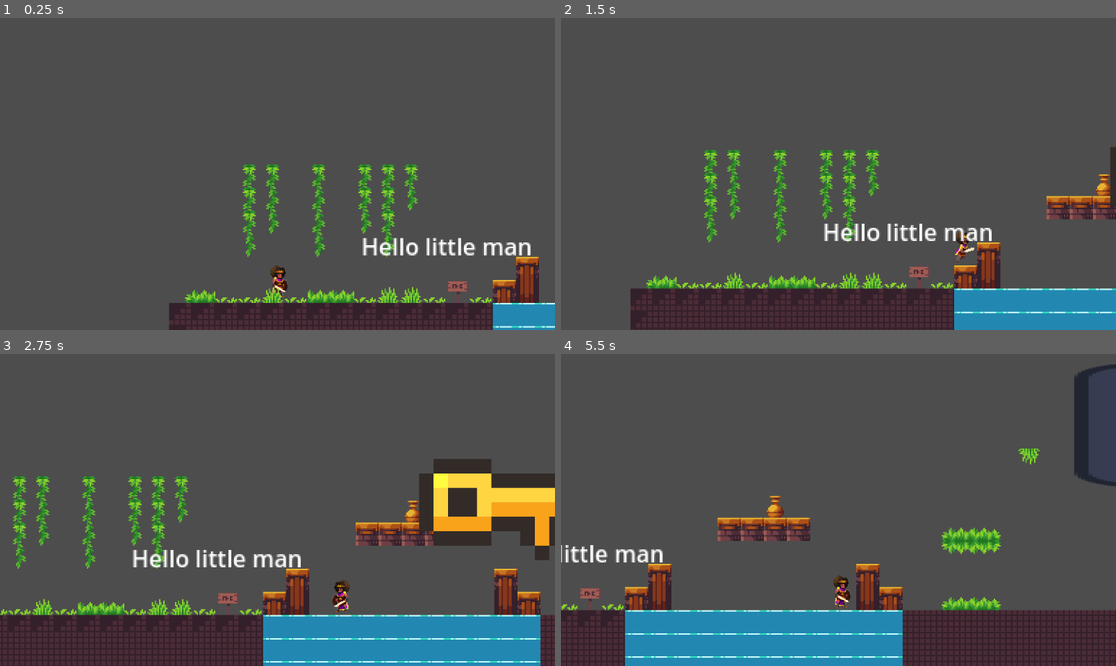
Above: before the commit, frames 1-4 (two rows, left to right).
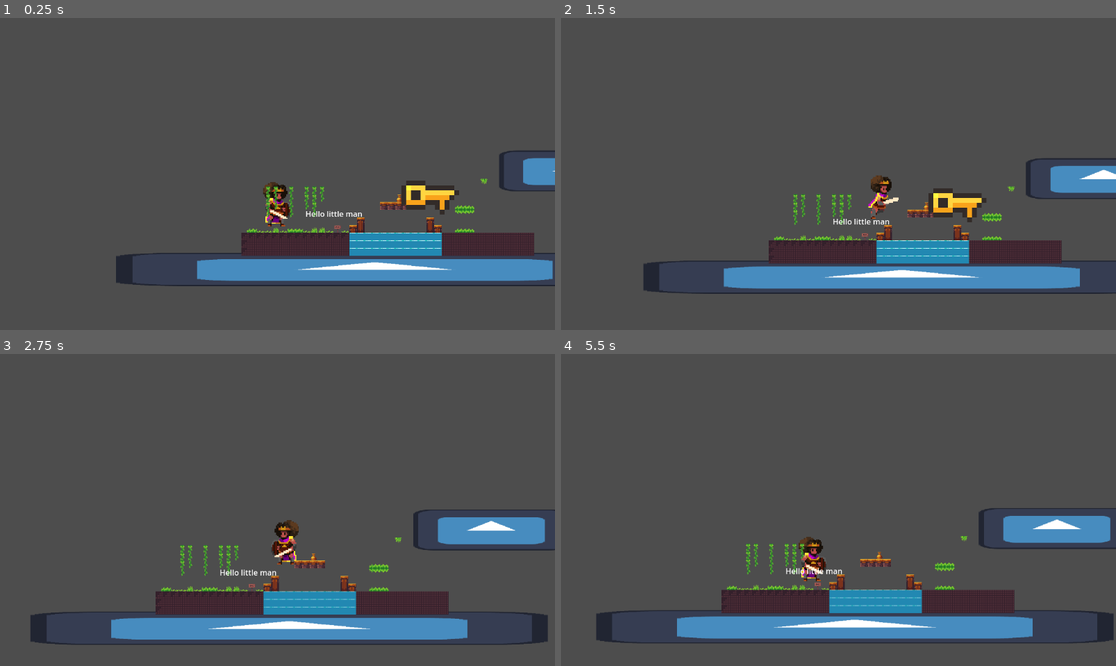
Above: after the commit, the same moments.

Repository: The-E21/TempleExploreDurhack24
Game: Godot game, scene res://Scenes/temple_scene.tscn
Two runs of this game, one before a commit and one after it. Both use one fixed random seed, a clock stepped at 60 frames per second and the inputs below. The engine's default icon, where the game draws it, is replaced by a stand-in: a white triangle on a blue panel in a dark square.
Inputs:
- Up to frame 1 (0.25 s): no input
- Up to frame 2 (1.5 s): hold E (interact) 0.53-1.28 s; hold Right (ui_right) from 0.53 s (still down); tap Space (jump) at 0.77 s; tap E (interact) at 1.35 s
- Up to frame 3 (2.75 s): tap Space (jump) at 1.52 s; release Right (ui_right) at 2.03 s; hold Left (ui_left) from 2.03 s (still down); hold E (interact) from 2.03 s (still down)
- Up to frame 4 (5.5 s): release Left (ui_left) at 2.78 s; release E (interact) at 2.78 s; hold Right (ui_right) 2.78-4.28 s; tap E (interact) at 2.85, 4.35 s; tap Space (jump) at 3.02, 3.77, 4.52 s; hold E (interact) 3.53-4.28 s; hold Left (ui_left) 4.28-5.03 s; hold Right (ui_right) from 5.03 s (still down); hold E (interact) from 5.03 s (still down)

The runs differ from the first frame. In frame 1, 21% of the frame differs, in the area x 20-100%, y 42-100%; in frame 2, 27%; in frame 3, 33%, in the area x 0-100%, y 33-100%; in frame 4, 29%.

Commit message:
please git

Diff:
--- a/Scenes/player.tscn
+++ b/Scenes/player.tscn
@@ -4,7 +4,8 @@
 [ext_resource type="Texture2D" uid="uid://c55m5me61g5hd" path="res://Assets/Legacy_Adventure_Pack_TEMPLE/Final/Character/Character_Sprite_Sheet.png" id="2_am2xj"]
 
 [sub_resource type="CapsuleShape2D" id="CapsuleShape2D_ix1y5"]
-height = 20.0
+radius = 60.0
+height = 120.0
 
 [sub_resource type="AtlasTexture" id="AtlasTexture_wlirr"]
 atlas = ExtResource("2_am2xj")
@@ -147,12 +148,11 @@
 [node name="Sprite2D" type="Sprite2D" parent="."]
 
 [node name="CollisionShape2D" type="CollisionShape2D" parent="."]
-position = Vector2(1, 18)
 shape = SubResource("CapsuleShape2D_ix1y5")
 
 [node name="AnimatedSprite2D" type="AnimatedSprite2D" parent="."]
-position = Vector2(7, 15)
-scale = Vector2(0.526113, 0.6125)
+position = Vector2(27, 1)
+scale = Vector2(2.51541, 2.55)
 sprite_frames = SubResource("SpriteFrames_8kmgw")
 animation = &"run"
 frame = 6
--- a/Scenes/temple_scene.tscn
+++ b/Scenes/temple_scene.tscn
@@ -211,8 +211,7 @@
 position = Vector2(367, 466)
 
 [node name="Camera2D" type="Camera2D" parent="Player"]
-offset = Vector2(0, -30)
-zoom = Vector2(3, 3)
+offset = Vector2(0, -60)
 position_smoothing_enabled = true
 position_smoothing_speed = 1.0
 rotation_smoothing_enabled = true
